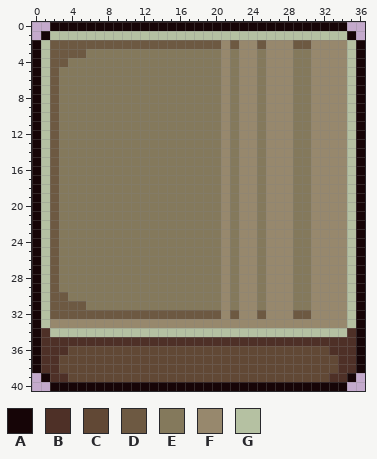
File history of a pixel-art sprite, Assets/Sprite/ShopUI_RefreshButton.png. The first picture shows the starting point.
The file is 37x41 pixels.
Palette (. is transparent): A #160507  B #4e3027  C #614835  D #6d5942  E #84795c  F #97886d  G #b5c1a2
Pixels before, first column x 0:
 0 ..AAAAAAAAAAAAAAAAAAAAAAAAAAAAAAAAA..
 1 .AGGGGGGGGGGGGGGGGGGGGGGGGGGGGGGGGGA.
 2 AGDDDDDDDDDDDDDDDDDDDFDFFDFFFDDFFFFGA
 3 AGDDDDEEEEEEEEEEEEEEEFEFFEFFFEEFFFFGA
 4 AGDDEEEEEEEEEEEEEEEEEFEFFEFFFEEFFFFGA
 5 AGDEEEEEEEEEEEEEEEEEEFEFFEFFFEEFFFFGA
 6 AGDEEEEEEEEEEEEEEEEEEFEFFEFFFEEFFFFGA
 7 AGDEEEEEEEEEEEEEEEEEEFEFFEFFFEEFFFFGA
 8 AGDEEEEEEEEEEEEEEEEEEFEFFEFFFEEFFFFGA
 9 AGDEEEEEEEEEEEEEEEEEEFEFFEFFFEEFFFFGA
10 AGDEEEEEEEEEEEEEEEEEEFEFFEFFFEEFFFFGA
11 AGDEEEEEEEEEEEEEEEEEEFEFFEFFFEEFFFFGA
12 AGDEEEEEEEEEEEEEEEEEEFEFFEFFFEEFFFFGA
13 AGDEEEEEEEEEEEEEEEEEEFEFFEFFFEEFFFFGA
14 AGDEEEEEEEEEEEEEEEEEEFEFFEFFFEEFFFFGA
15 AGDEEEEEEEEEEEEEEEEEEFEFFEFFFEEFFFFGA
16 AGDEEEEEEEEEEEEEEEEEEFEFFEFFFEEFFFFGA
17 AGDEEEEEEEEEEEEEEEEEEFEFFEFFFEEFFFFGA
18 AGDEEEEEEEEEEEEEEEEEEFEFFEFFFEEFFFFGA
19 AGDEEEEEEEEEEEEEEEEEEFEFFEFFFEEFFFFGA
20 AGDEEEEEEEEEEEEEEEEEEFEFFEFFFEEFFFFGA
21 AGDEEEEEEEEEEEEEEEEEEFEFFEFFFEEFFFFGA
22 AGDEEEEEEEEEEEEEEEEEEFEFFEFFFEEFFFFGA
23 AGDEEEEEEEEEEEEEEEEEEFEFFEFFFEEFFFFGA
24 AGDEEEEEEEEEEEEEEEEEEFEFFEFFFEEFFFFGA
25 AGDEEEEEEEEEEEEEEEEEEFEFFEFFFEEFFFFGA
26 AGDEEEEEEEEEEEEEEEEEEFEFFEFFFEEFFFFGA
27 AGDEEEEEEEEEEEEEEEEEEFEFFEFFFEEFFFFGA
28 AGDEEEEEEEEEEEEEEEEEEFEFFEFFFEEFFFFGA
29 AGDEEEEEEEEEEEEEEEEEEFEFFEFFFEEFFFFGA
30 AGDDEEEEEEEEEEEEEEEEEFEFFEFFFEEFFFFGA
31 AGDDDDEEEEEEEEEEEEEEEFEFFEFFFEEFFFFGA
32 AGDDDDDDDDDDDDDDDDDDDFDFFDFFFDDFFFFGA
33 AGFFFFFFFFFFFFFFFFFFFFFFFFFFFFFFFFFGA
34 ABGGGGGGGGGGGGGGGGGGGGGGGGGGGGGGGGGBA
35 ABBBBBBBBBBBBBBBBBBBBBBBBBBBBBBBBBBBA
36 ABBBCCCCCCCCCCCCCCCCCCCCCCCCCCCCCBBBA
37 ABBCCCCCCCCCCCCCCCCCCCCCCCCCCCCCCCBBA
38 ABBCCCCCCCCCCCCCCCCCCCCCCCCCCCCCCCBBA
39 .ABBCCCCCCCCCCCCCCCCCCCCCCCCCCCCCBBA.
40 ..AAAAAAAAAAAAAAAAAAAAAAAAAAAAAAAAA..
After the commit:
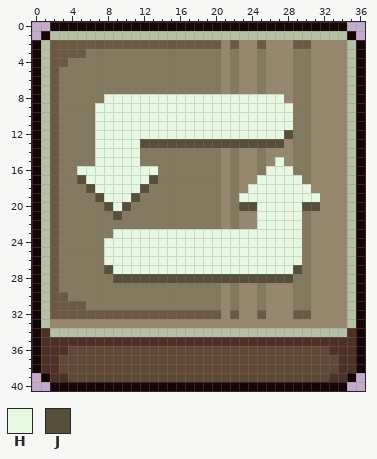
Colours new in this view: H #e7f8e1  J #574f3a
The exact change:
The edit turns colour E into colour H in row 8 at x 8 to 20, 22 and 25; in rows 9 to 12 at x 7 to 20, 22 and 25; in rows 13 to 15 at x 7 to 11; in row 16 at x 5 to 13; in row 17 at x 6 to 12, 25 and 29; in row 18 at x 7 to 11, 25 and 29 to 30.
The edit turns colour E into colour H in row 19 at x 8 to 10, 25 and 29 to 30; in row 20 at x 9, 25 and 29; in rows 21 to 22 at x 25 and 29; in row 23 at x 9 to 20, 22, 25 and 29; in rows 24 to 26 at x 8 to 20, 22, 25 and 29; in row 27 at x 9 to 20, 22 and 25.
The edit turns colour F into colour H in row 8 at x 21, 23 to 24 and 26 to 27; in rows 9 to 11 at x 21, 23 to 24 and 26 to 28; in row 12 at x 21, 23 to 24 and 26 to 27; in row 15 at x 27; in rows 16 to 17 at x 26 to 28; in row 18 at x 24 and 26 to 28.
The edit turns colour F into colour H in row 19 at x 23 to 24, 26 to 28 and 31; in rows 20 to 22 at x 26 to 28; in rows 23 to 27 at x 21, 23 to 24 and 26 to 28.
The edit turns colour E into colour J in row 13 at x 12 to 20, 22 and 25; in row 17 at x 5 and 13; in row 18 at x 6 and 12; in row 19 at x 7 and 11; in row 20 at x 8, 10 and 30; in row 21 at x 9.
The edit turns colour E into colour J in row 27 at x 8 and 29; in row 28 at x 9 to 20, 22 and 25.
The edit turns colour F into colour J in row 12 at x 28; in row 13 at x 21, 23 to 24 and 26 to 27; in row 20 at x 23 to 24 and 31; in row 28 at x 21, 23 to 24 and 26 to 28.
Where, in picture pixels (left, top, right, bottom), the same in both pictures:
changed: (77, 94, 320, 283)
